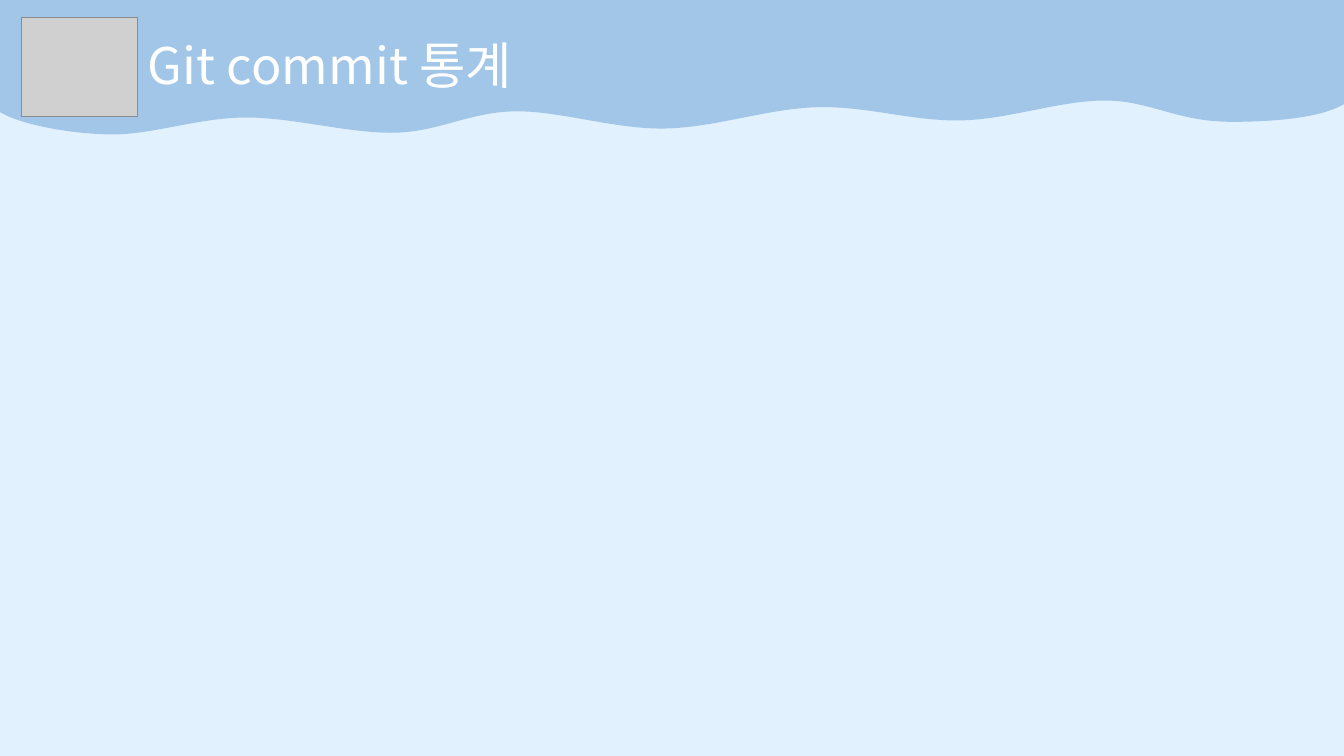
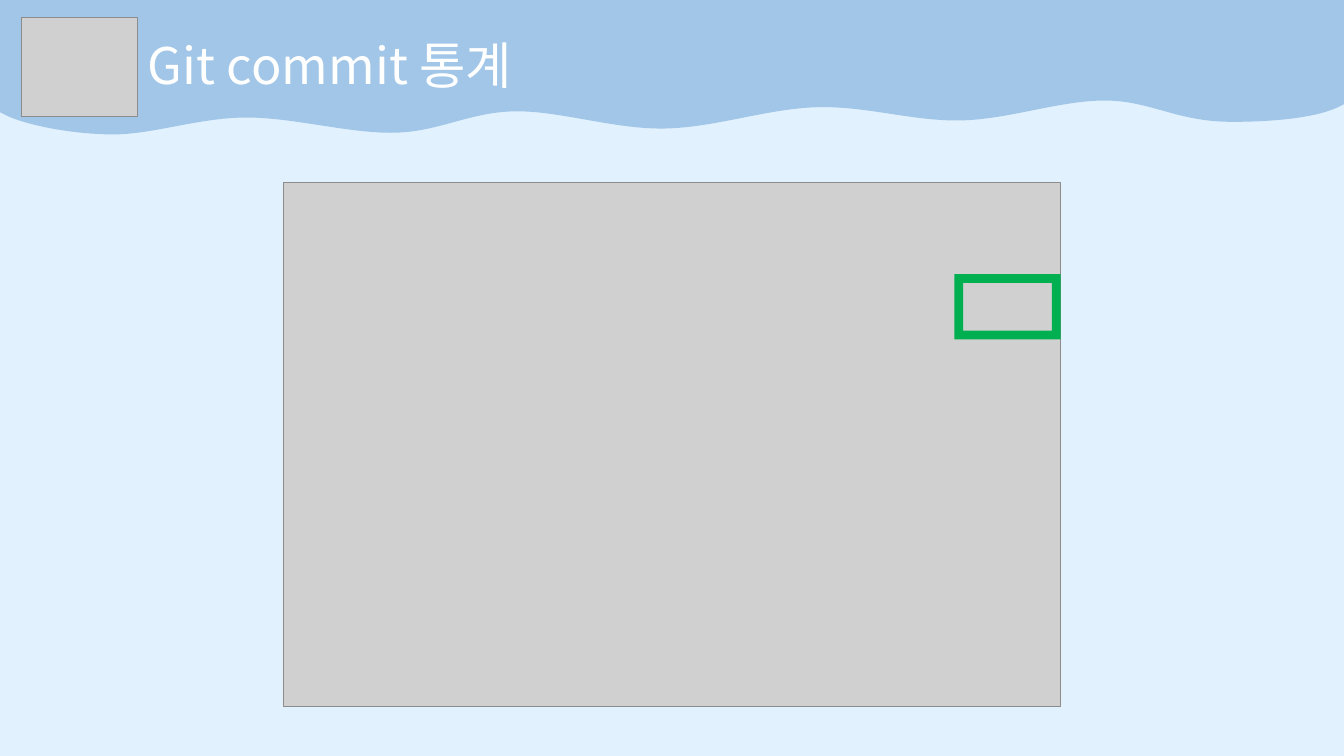
Before and after one commit to HongMyengJin/scriptlang, a slide deck: slide 15 of TermProject/Term최종발표.pptx (slide 9 before the commit). Drawn at 1344x756 pixels with LibreOffice and Linux fonts; fonts in the diff are those of the drawing; grey boxes stand for pictures. Boxes give left, top, right and bottom in pixels: in the first picture for what was removed or moved away, otherwise in the second. Text is boxed around its words. In the diff, an @@ line names an element or a change of style, - is before the commit and + after.

```diff
--- a/TermProject/Term최종발표.pptx
+++ b/TermProject/Term최종발표.pptx
@@ picture added at bbox=[283, 182, 1061, 707] @@
@@ frame added at bbox=[955, 274, 1061, 340], fill #00B050 @@
```
Also in this commit, not shown: 4 other slides changed, 7 slides added, 1 slide removed, 52 other files.
